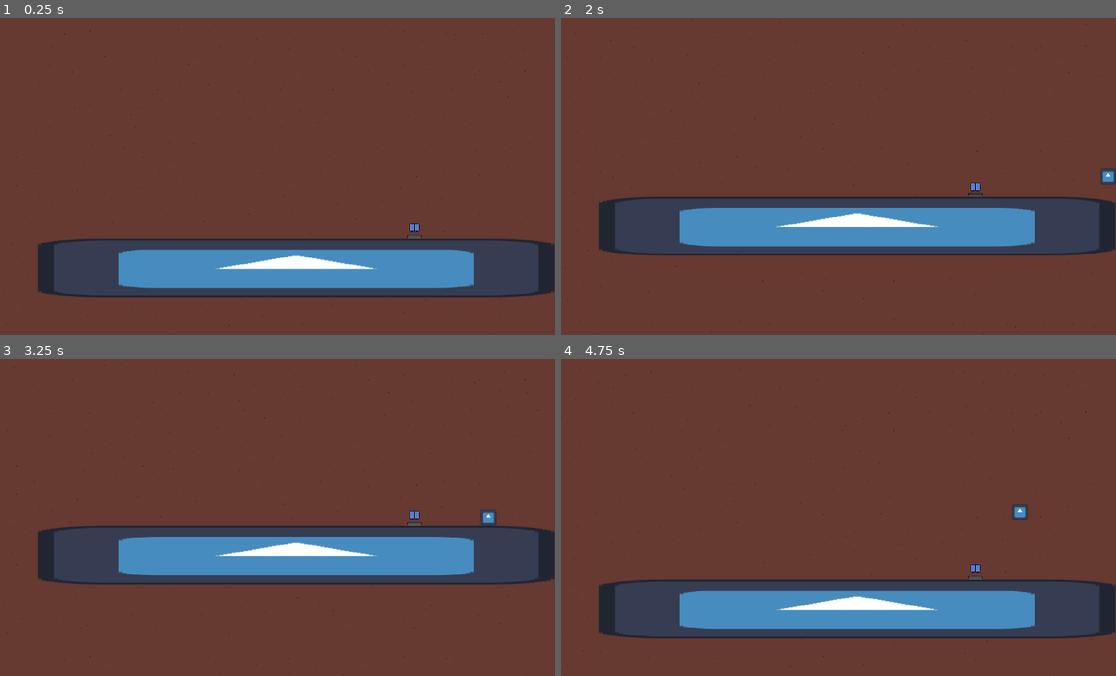
Above: before the commit, frames 1-4 (two rows, left to right).
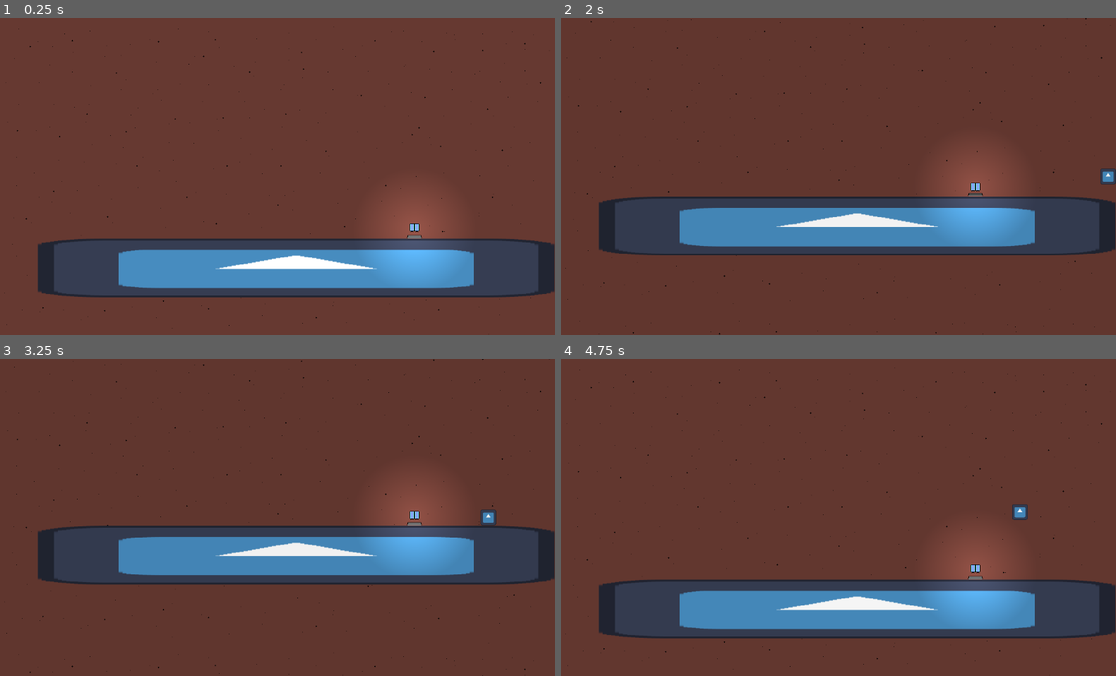
Above: after the commit, the same moments.

Repository: pres2300/ludum_dare_57
Game: Godot game, scene res://levels/level_base.tscn
The game is run twice, just before and just after one commit, with the same random seed, the same clock (stepped at 60 frames per second) and the same inputs. The engine's default icon, where the game draws it, is replaced by a stand-in: a white triangle on a blue panel in a dark square. Sound files missing from this copy of the repository are replaced by a short silence.
Inputs:
- Up to frame 1 (0.25 s): no input
- Up to frame 2 (2 s): hold Space (jump) 0.53-1.28 s; hold Right (ui_right) from 0.53 s (still down); tap Space (jump) at 1.35, 1.52, 1.82 s
- Up to frame 3 (3.25 s): release Right (ui_right) at 2.03 s; hold Left (ui_left) 2.03-2.78 s; hold Space (jump) 2.03-2.78 s; hold Right (ui_right) from 2.78 s (still down); tap Space (jump) at 2.85, 3.02 s
- Up to frame 4 (4.75 s): tap Space (jump) at 3.32, 4.35, 4.52 s; hold Space (jump) 3.53-4.28 s; release Right (ui_right) at 4.28 s; hold Left (ui_left) from 4.28 s (still down)

The runs differ from the first frame. In frame 1, 2.3% of the frame differs, in the area x 3-98%, y 6-95%; in frame 2, 1.5%; in frame 3, 1.4%; in frame 4, 1.7%.

Commit message:
gets darker as you go deeper; item lights; jetpack exhaust light; demon asset

Diff:
--- a/items/item_base.tscn
+++ b/items/item_base.tscn
@@ -1,7 +1,8 @@
-[gd_scene load_steps=3 format=3 uid="uid://b5ox7vv4rmlu5"]
+[gd_scene load_steps=4 format=3 uid="uid://b5ox7vv4rmlu5"]
 
 [ext_resource type="Script" uid="uid://ckbmih1ne6i7x" path="res://items/item_base.gd" id="1_amd0g"]
 [ext_resource type="AudioStream" uid="uid://knfnps013i6r" path="res://assets/sounds/item_pickup.mp3" id="2_5ufc5"]
+[ext_resource type="Texture2D" uid="uid://smpfaa3naj7j" path="res://assets/sprites/2d_lights_and_shadows_neutral_point_light.webp" id="3_8ndl7"]
 
 [node name="ItemBase" type="Area2D" groups=["item"]]
 collision_layer = 2
@@ -15,4 +16,9 @@
 [node name="PickupSound" type="AudioStreamPlayer2D" parent="."]
 stream = ExtResource("2_5ufc5")
 
+[node name="PointLight2D" type="PointLight2D" parent="."]
+energy = 0.5
+range_layer_min = -101
+texture = ExtResource("3_8ndl7")
+
 [connection signal="body_entered" from="." to="." method="_on_body_entered"]
--- /dev/null
+++ b/levels/canvas_modulate.gd
@@ -0,0 +1,17 @@
+extends CanvasModulate
+
+@export var gradient: GradientTexture1D
+
+const max_darkness_depth: float = 8000.0
+const max_modulation: float = 0.60
+
+# pass a value of 0 to 1 to set gradient
+func set_gradient(depth: float):
+	if depth > max_darkness_depth:
+		depth = max_darkness_depth
+
+	var total_modulation = depth/max_darkness_depth
+	if total_modulation > max_modulation:
+		total_modulation = max_modulation
+
+	self.color = gradient.gradient.sample(total_modulation)
--- /dev/null
+++ b/levels/level_base.gd
@@ -0,0 +1,9 @@
+extends Node2D
+
+@onready var canvas_modulate = $CanvasModulate
+@onready var canvas_modulate_bg = $ParallaxBackground/ParallaxLayer/CanvasModulate
+@onready var player = $Player
+
+func _process(_delta: float) -> void:
+	canvas_modulate.set_gradient(player.position.y)
+	canvas_modulate_bg.set_gradient(player.position.y)
--- a/levels/level_base.tscn
+++ b/levels/level_base.tscn
@@ -1,13 +1,20 @@
-[gd_scene load_steps=11 format=3 uid="uid://cka801hk8vkug"]
+[gd_scene load_steps=14 format=3 uid="uid://cka801hk8vkug"]
 
+[ext_resource type="Script" uid="uid://dtct4fj6otmen" path="res://levels/level_base.gd" id="1_5f4n4"]
 [ext_resource type="Texture2D" uid="uid://x58l7s6nlu4" path="res://assets/sprites/background.png" id="1_cnvg6"]
 [ext_resource type="PackedScene" uid="uid://ce7c1x043ucfe" path="res://player/player.tscn" id="1_hk6b7"]
+[ext_resource type="Script" uid="uid://ct2cwym2beknk" path="res://levels/canvas_modulate.gd" id="1_p3adb"]
 [ext_resource type="PackedScene" uid="uid://davkh4cagnbs2" path="res://level_components/floor_le.tscn" id="2_vmt1o"]
 [ext_resource type="PackedScene" uid="uid://335g8lrgno7f" path="res://level_components/floor_re.tscn" id="3_da5si"]
 [ext_resource type="PackedScene" uid="uid://be7i6held6qex" path="res://level_components/floor_bottom.tscn" id="4_da5si"]
-[ext_resource type="PackedScene" uid="uid://b5ox7vv4rmlu5" path="res://items/item_base.tscn" id="5_ep22m"]
 [ext_resource type="PackedScene" uid="uid://bn8ofpsn2ulqb" path="res://items/item_pedestal.tscn" id="6_ts4ud"]
 [ext_resource type="PackedScene" uid="uid://b5dhsqs1sovlx" path="res://items/jetpack.tscn" id="7_jd1fy"]
+
+[sub_resource type="Gradient" id="Gradient_p3adb"]
+colors = PackedColorArray(1, 1, 1, 1, 0, 0, 0, 1)
+
+[sub_resource type="GradientTexture1D" id="GradientTexture1D_5f4n4"]
+gradient = SubResource("Gradient_p3adb")
 
 [sub_resource type="WorldBoundaryShape2D" id="WorldBoundaryShape2D_gxxp6"]
 normal = Vector2(1, 0)
@@ -16,6 +23,11 @@
 normal = Vector2(-1, 0)
 
 [node name="LevelBase" type="Node2D"]
+script = ExtResource("1_5f4n4")
+
+[node name="CanvasModulate" type="CanvasModulate" parent="."]
+script = ExtResource("1_p3adb")
+gradient = SubResource("GradientTexture1D_5f4n4")
 
 [node name="ParallaxBackground" type="ParallaxBackground" parent="."]
 offset = Vector2(576, 324)
@@ -27,6 +39,10 @@
 
 [node name="Sprite2D" type="Sprite2D" parent="ParallaxBackground/ParallaxLayer"]
 texture = ExtResource("1_cnvg6")
+
+[node name="CanvasModulate" type="CanvasModulate" parent="ParallaxBackground/ParallaxLayer"]
+script = ExtResource("1_p3adb")
+gradient = SubResource("GradientTexture1D_5f4n4")
 
 [node name="LeftBoundary" type="StaticBody2D" parent="."]
 
@@ -51,12 +67,6 @@
 [node name="floor_re3" parent="." instance=ExtResource("4_da5si")]
 position = Vector2(0, 9000)
 
-[node name="JetPack" parent="." instance=ExtResource("5_ep22m")]
-position = Vector2(586, 8983)
-
-[node name="JetPack2" parent="." instance=ExtResource("5_ep22m")]
-position = Vector2(598, 412)
-
 [node name="ItemPedestal" parent="." instance=ExtResource("6_ts4ud")]
 position = Vector2(586, 8995)
 
--- a/player/player.gd
+++ b/player/player.gd
@@ -10,6 +10,7 @@
 @onready var jetpack_sprite = $JetpackEquipped
 @onready var jetpack_exhaust = $JetpackEquipped/CPUParticles2D
 @onready var jetpack_sound = $JetpackEquipped/AudioStreamPlayer2D
+@onready var jetpack_light = $JetpackEquipped/PointLight2D
 
 func get_input():
 	var right: bool = Input.is_action_pressed("ui_right")
@@ -33,10 +34,12 @@
 	elif jump and has_jetpack:
 		velocity.y = jump_speed
 		jetpack_exhaust.emitting = true
+		jetpack_light.show()
 		if not jetpack_sound.playing:
 			jetpack_sound.play()
 	elif has_jetpack:
 		jetpack_exhaust.emitting = false
+		jetpack_light.hide()
 		jetpack_sound.stop()
 
 
--- a/player/player.tscn
+++ b/player/player.tscn
@@ -14,6 +14,13 @@
 
 [sub_resource type="Gradient" id="Gradient_yw30f"]
 colors = PackedColorArray(0.74902, 0.223529, 0, 1, 0.447059, 0.368627, 0, 1)
+
+[sub_resource type="Gradient" id="Gradient_qjkh3"]
+
+[sub_resource type="GradientTexture2D" id="GradientTexture2D_g6k8r"]
+gradient = SubResource("Gradient_qjkh3")
+fill_from = Vector2(0.53211, 1)
+fill_to = Vector2(0.509174, 0)
 
 [node name="Player" type="CharacterBody2D" groups=["player"]]
 collision_mask = 3
@@ -49,3 +56,10 @@
 [node name="AudioStreamPlayer2D" type="AudioStreamPlayer2D" parent="JetpackEquipped"]
 stream = ExtResource("4_yw30f")
 parameters/looping = false
+
+[node name="PointLight2D" type="PointLight2D" parent="JetpackEquipped"]
+visible = false
+position = Vector2(0, 19)
+scale = Vector2(0.09375, 0.40625)
+range_layer_min = -101
+texture = SubResource("GradientTexture2D_g6k8r")
Binary file added: assets/sprites/2d_lights_and_shadows_neutral_point_light.webp
Not shown, added: assets/sprites/2d_lights_and_shadows_neutral_point_light.webp.import
Binary file changed: assets/sprites/background.png
Binary file added: assets/sprites/demon.png
Not shown, added: assets/sprites/demon.png.import
Not shown, added: levels/canvas_modulate.gd.uid
Not shown, added: levels/level_base.gd.uid
Not shown: 1 places in player/player.tscn that only renumber resources
